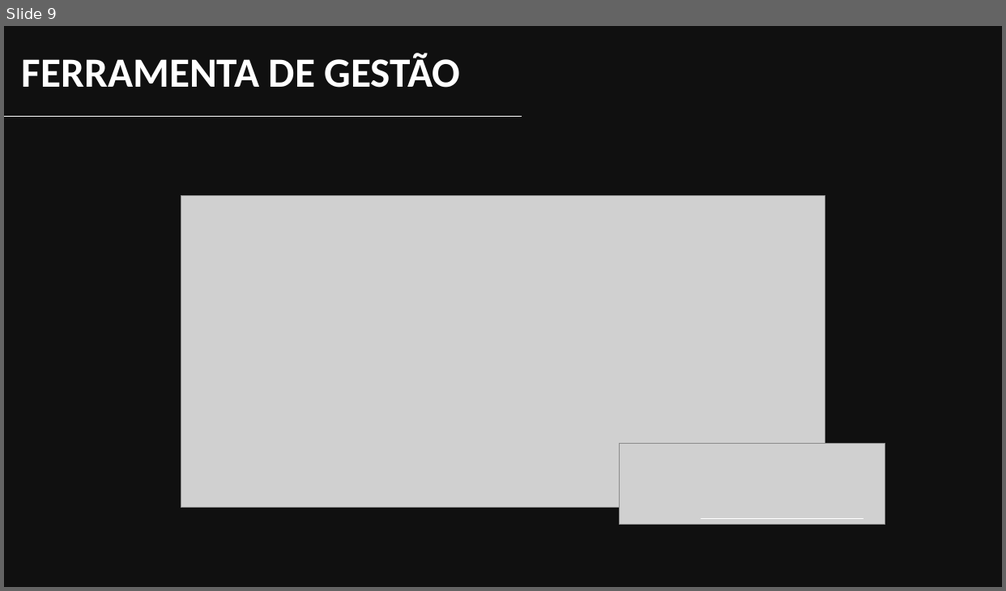
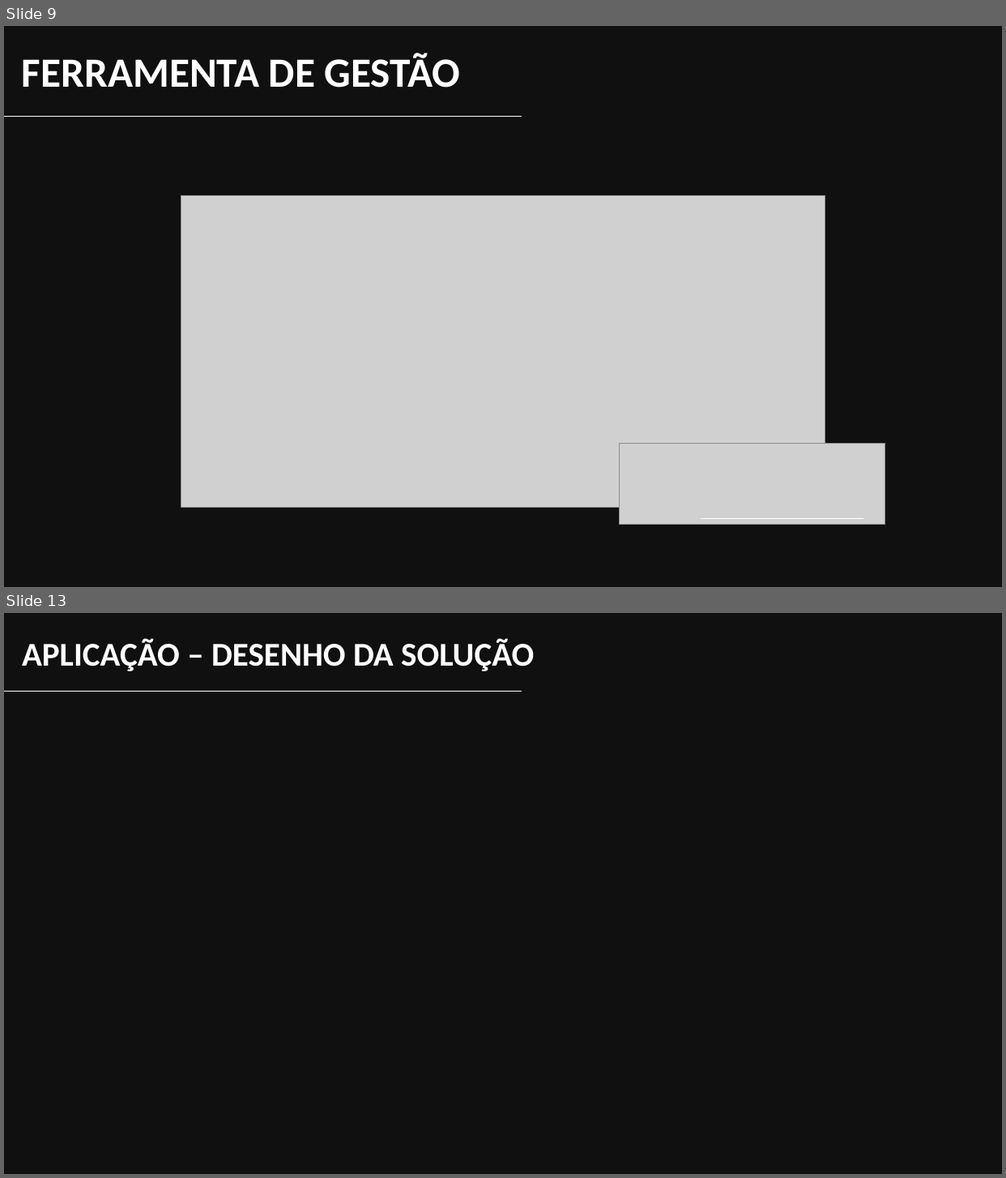
Before and after one commit to YudiG12/grupo-bandtec, a slide deck: Apresentação/inSensor.pptx. Shown one above the other, each under a label of ours: slide 9 before the commit, slides 9 and 13 after it; the slides between them are not shown. The pictures are 1006x591 and 1006x1178 pixels, drawn with LibreOffice and Linux fonts; fonts in the diff are those of the drawing; grey boxes stand for pictures; background and template pictures are left out; a plain dark background stands for a picture behind light text. Boxes give left, top, right and bottom in pixels: in the first picture for what was removed or moved away, otherwise in the second. Text is boxed around its words. In the diff, an @@ line names an element or a change of style, - is before the commit and + after.

```diff
--- a/Apresentação/inSensor.pptx
+++ b/Apresentação/inSensor.pptx
@@ slide 13 added at bbox=[4, 613, 1002, 1174], background picture (left out) @@
@@ rectangle added at bbox=[4, 613, 1002, 1174], fill #0D0D0D at 87% opacity @@
@@ text added at bbox=[22, 639, 534, 671], 32 pt, text #FFFFFF, bold @@
+APLICAÇÃO – DESENHO DA SOLUÇÃO
@@ line added from (4, 691) to (522, 691), #FFFFFF 0.5 pt @@
```
Also in this commit, not shown: 5 slides changed, 7 other slides added.
